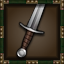
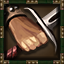
Layer changes from the first 64 x 64 image to the second:
showed "Hand Weapon", painted on it over left=4, top=4, right=60, bottom=60
hid "Sword [Hand Weapon]" over left=7, top=4, right=50, bottom=60
